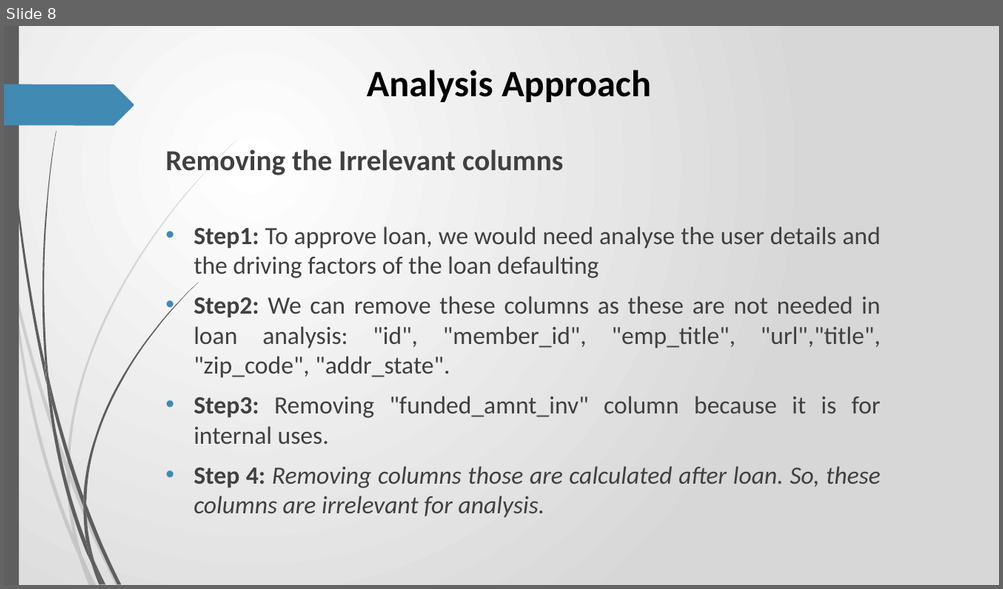
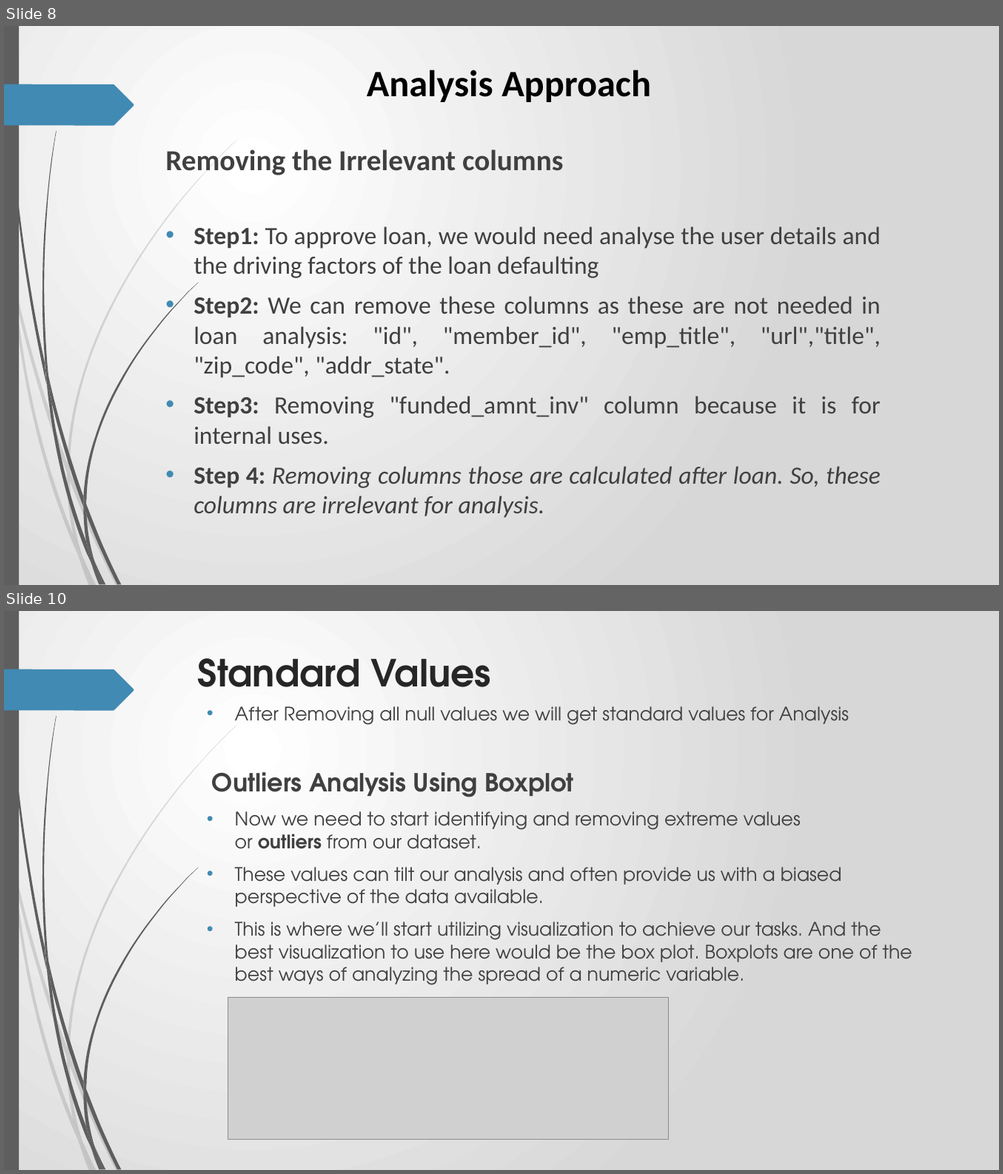
Before and after one commit to RavishankarDuMCA10/LendingClubCaseStudy, a slide deck: Case_Study.pptx. Shown one above the other, each under a label of ours: slide 8 before the commit, slides 8 and 10 after it; the slides between them are not shown. The pictures are 1003x589 and 1003x1174 pixels, drawn with LibreOffice and Linux fonts; fonts in the diff are those of the drawing; grey boxes stand for pictures. Boxes give left, top, right and bottom in pixels: in the first picture for what was removed or moved away, otherwise in the second. Text is boxed around its words. In the diff, an @@ line names an element or a change of style, - is before the commit and + after.

```diff
--- a/Case_Study.pptx
+++ b/Case_Study.pptx
@@ slide 10 added at (4, 611, 999, 1170), background gradient #FFFFFF to #D7D7D7; not listed: 24 template elements that a slide beside it also shows @@
@@ title added at (197, 658, 491, 687), 36 pt, text #262626, bold @@
+Standard Values
@@ text added at (212, 706, 912, 985), 18 pt, text #404040 @@
+• After Removing all null values we will get standard values for Analysis
+Outliers Analysis Using Boxplot
+• Now we need to start identifying and removing extreme values or outliers from our dataset.
+• These values can tilt our analysis and often provide us with a biased perspective of the data available.
+• This is where we’ll start utilizing visualization to achieve our tasks. And the best visualization to use here would be the box plot. Boxplots are one of the best ways of analyzing the spread of a numeric variable.
@@ picture added at (227, 998, 668, 1140) @@
```
Also in this commit, not shown: 2 slides changed, 4 other slides added.
